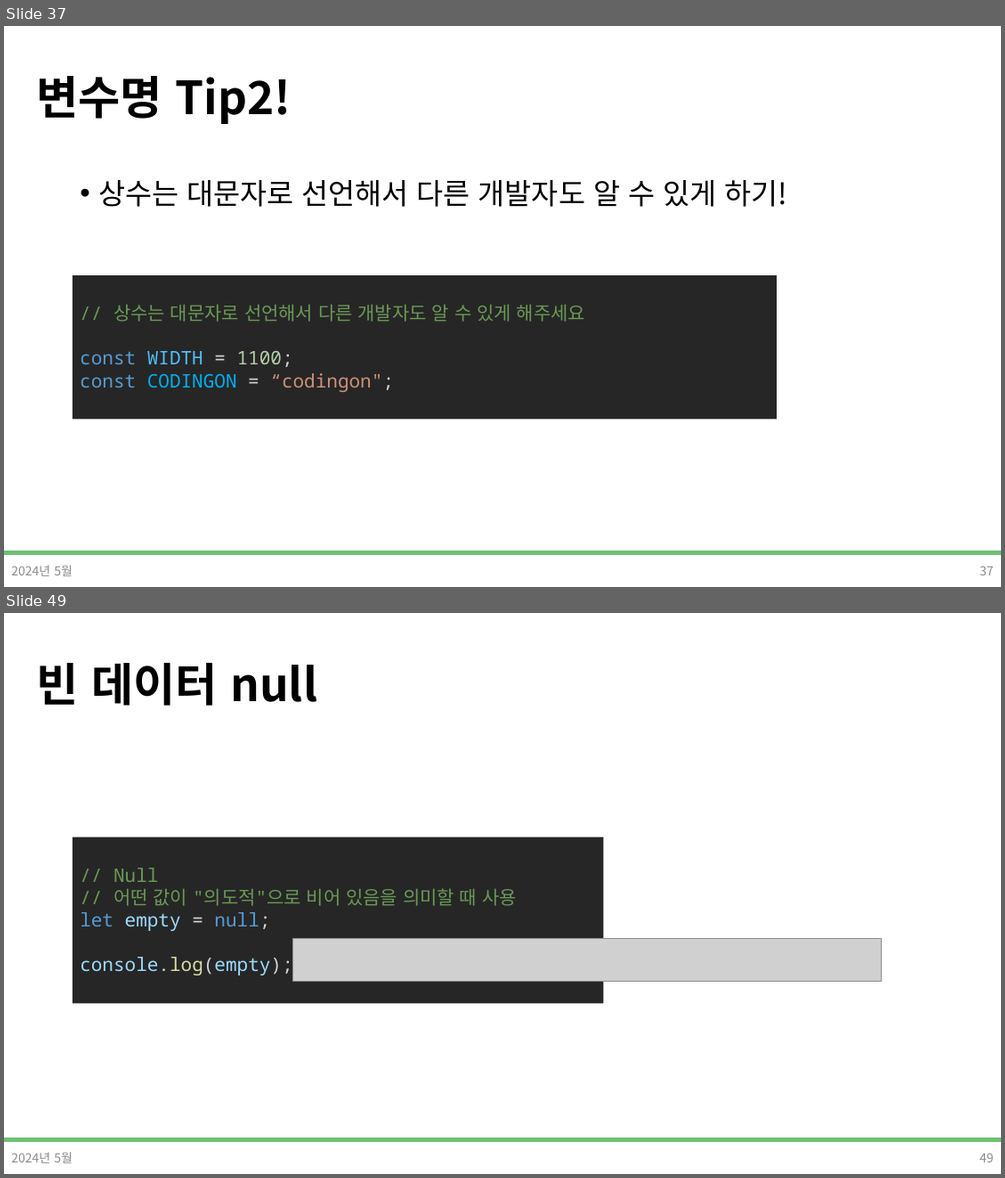
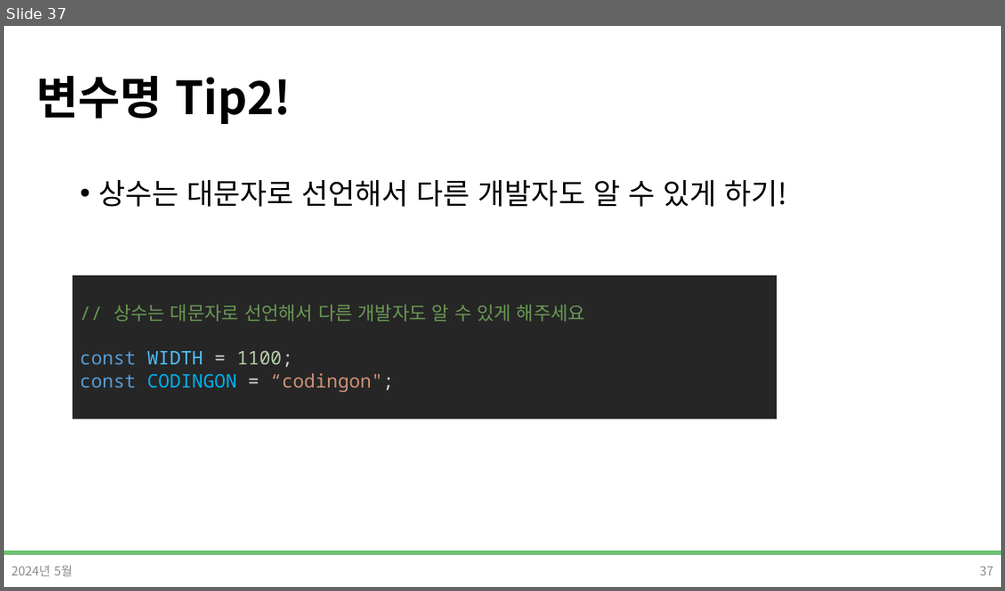
Before and after one commit to DevDamon0527/SeSAC_Yeongdeungpo_Campus_6th, a slide deck: material/[SeSAC_YDP_6] 04_1_Javascript.pptx. Shown one above the other, each under a label of ours: slides 37 and 49 before the commit, slide 37 after it; the slides between them are not shown. The pictures are 1005x1178 and 1005x591 pixels, drawn with LibreOffice and Linux fonts; fonts in the diff are those of the drawing; grey boxes stand for pictures; background and template pictures are left out. Boxes give left, top, right and bottom in pixels: in the first picture for what was removed or moved away, otherwise in the second. Text is boxed around its words. In the diff, an @@ line names an element or a change of style, - is before the commit and + after.

```diff
--- a/material/[SeSAC_YDP_6] 04_1_Javascript.pptx
+++ b/material/[SeSAC_YDP_6] 04_1_Javascript.pptx
@@ slide 49 removed at (4, 613, 1001, 1174), background #FFFFFF; not listed: 1 template element that a slide beside it also shows @@
@@ title removed at (36, 663, 317, 706) @@
-빈 데이터 null
@@ rectangle removed at (73, 837, 604, 1004) @@
-// Null
-// 어떤 값이 "의도적"으로 비어 있음을 의미할 때 사용
-let empty = null;
-console.log(empty);
@@ picture removed at (293, 938, 882, 981) @@
@@ text removed at (11, 1151, 73, 1163) @@
-2024년 5월
@@ page number removed at (979, 1152, 994, 1162) @@
-49
```
Also in this commit, not shown: 6 slides changed, 83 other slides removed, 9 other files.
